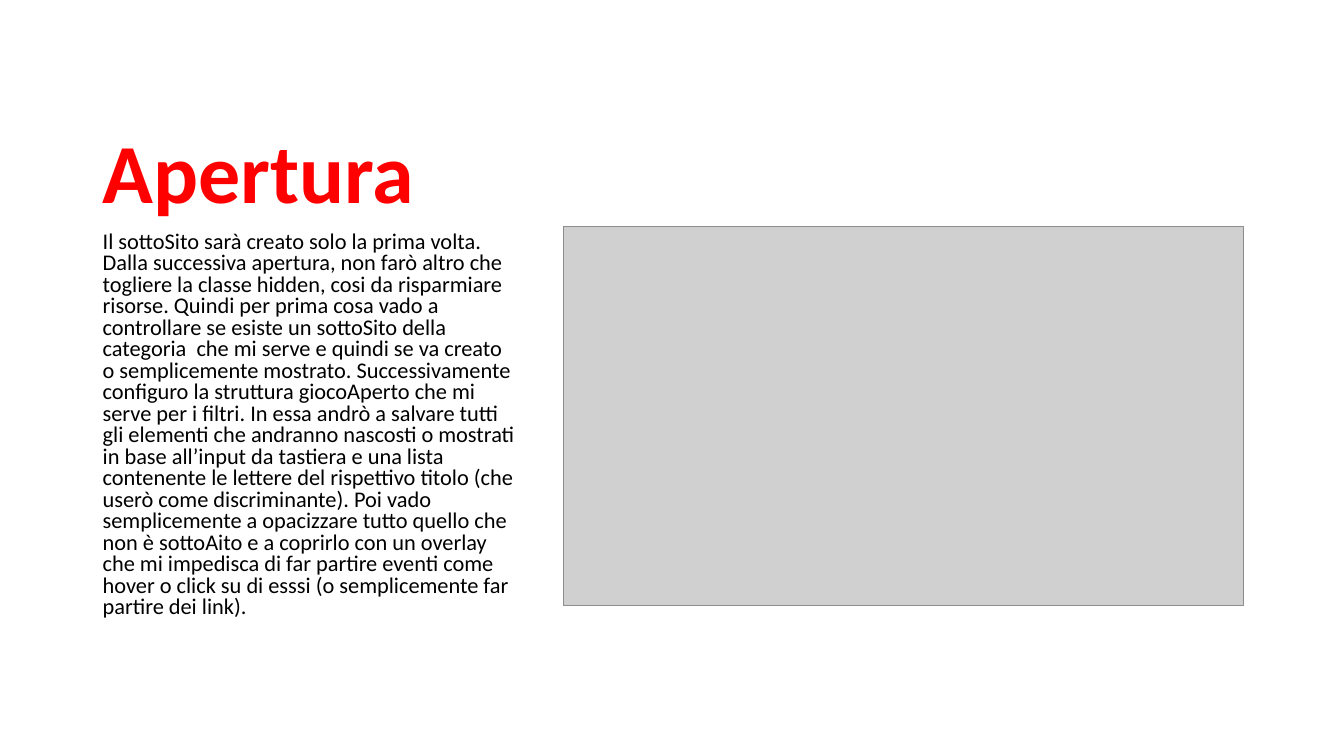
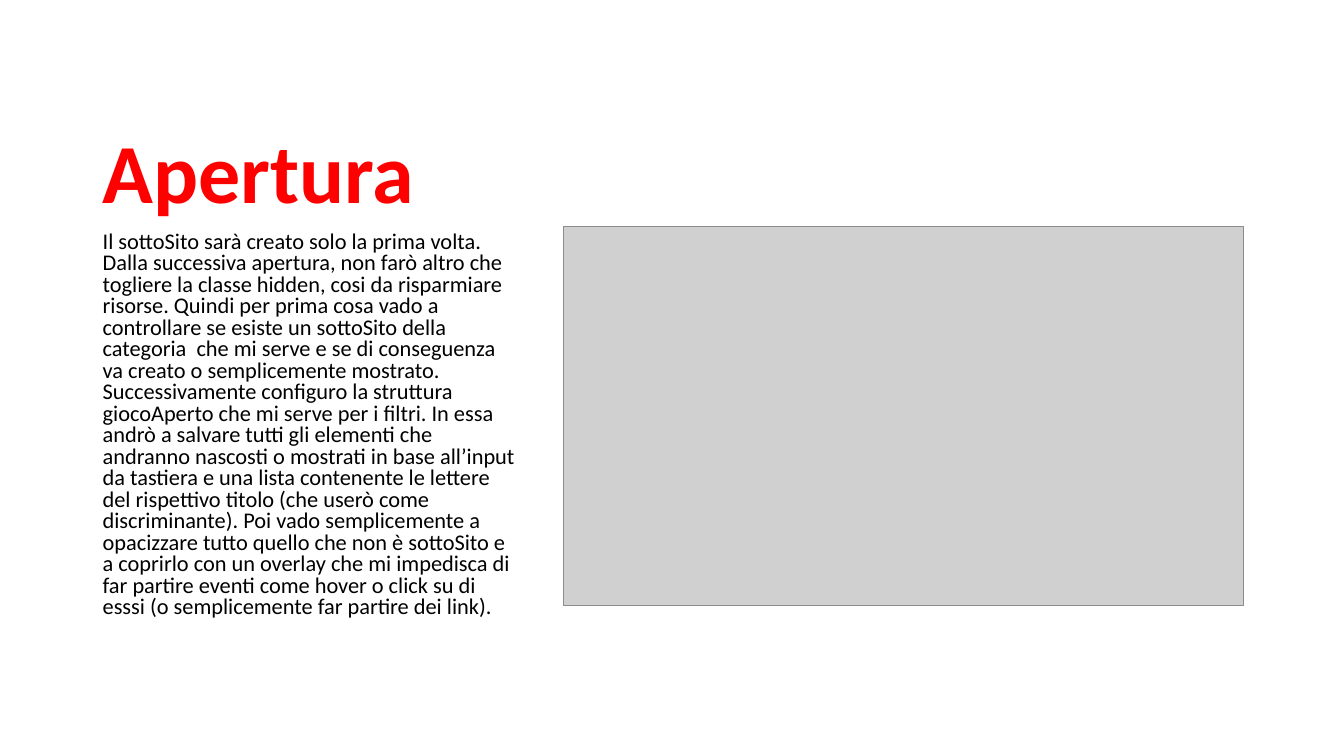
Before and after one commit to TheGarbage/mhw2, a slide deck: slide 5 of mhw2.pptx. Drawn at 1344x756 pixels with LibreOffice and Linux fonts; fonts in the diff are those of the drawing; grey boxes stand for pictures. Boxes give left, top, right and bottom in pixels: in the first picture for what was removed or moved away, otherwise in the second. Text is boxed around its words. In the diff, an @@ line names an element or a change of style, - is before the commit and + after.

```diff
--- a/mhw2.pptx
+++ b/mhw2.pptx
@@ text at (103,233,514,618): text changed @@
-Il sottoSito sarà creato solo la prima volta. Dalla successiva apertura, non farò altro che togliere la classe hidden, cosi da risparmiare risorse. Quindi per prima cosa vado a controllare se esiste un sottoSito della categoria che mi serve e quindi se va creato o semplicemente mostrato. Successivamente configuro la struttura giocoAperto che mi serve per i filtri. In essa andrò a salvare tutti gli elementi che andranno nascosti o mostrati in base all’input da tastiera e una lista contenente le lettere del rispettivo titolo (che userò come discriminante). Poi vado semplicemente a opacizzare tutto quello che non è sottoAito e a coprirlo con un overlay che mi impedisca di far partire eventi come hover o click su di esssi (o semplicemente far partire dei link).
+Il sottoSito sarà creato solo la prima volta. Dalla successiva apertura, non farò altro che togliere la classe hidden, cosi da risparmiare risorse. Quindi per prima cosa vado a controllare se esiste un sottoSito della categoria che mi serve e se di conseguenza va creato o semplicemente mostrato. Successivamente configuro la struttura giocoAperto che mi serve per i filtri. In essa andrò a salvare tutti gli elementi che andranno nascosti o mostrati in base all’input da tastiera e una lista contenente le lettere del rispettivo titolo (che userò come discriminante). Poi vado semplicemente a opacizzare tutto quello che non è sottoSito e a coprirlo con un overlay che mi impedisca di far partire eventi come hover o click su di esssi (o semplicemente far partire dei link).
```
Also in this commit, not shown: 10 other slides changed.
